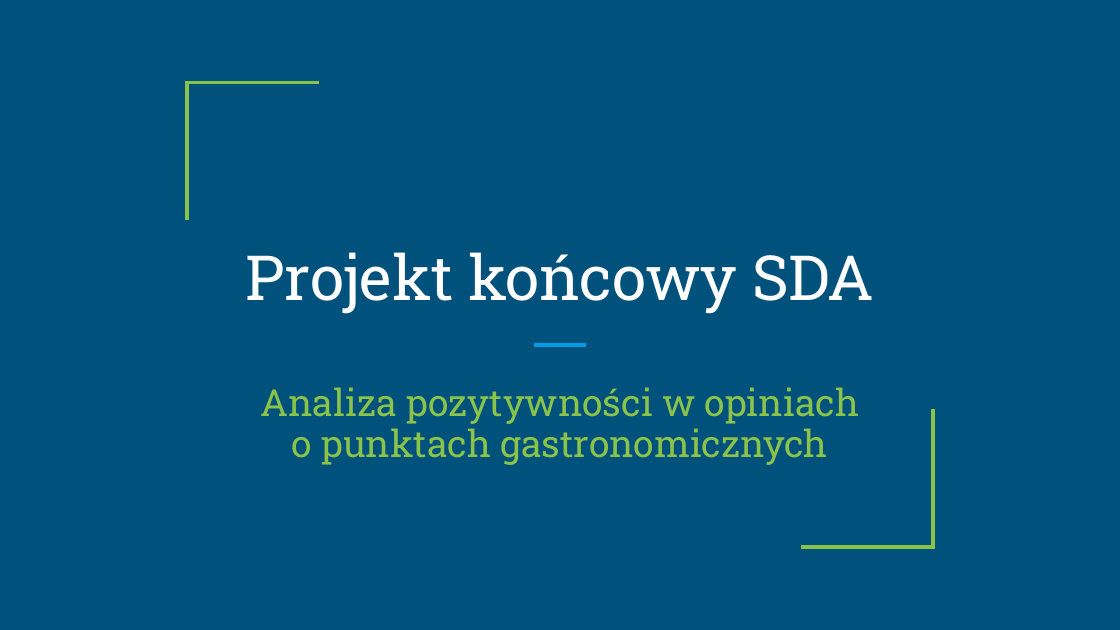
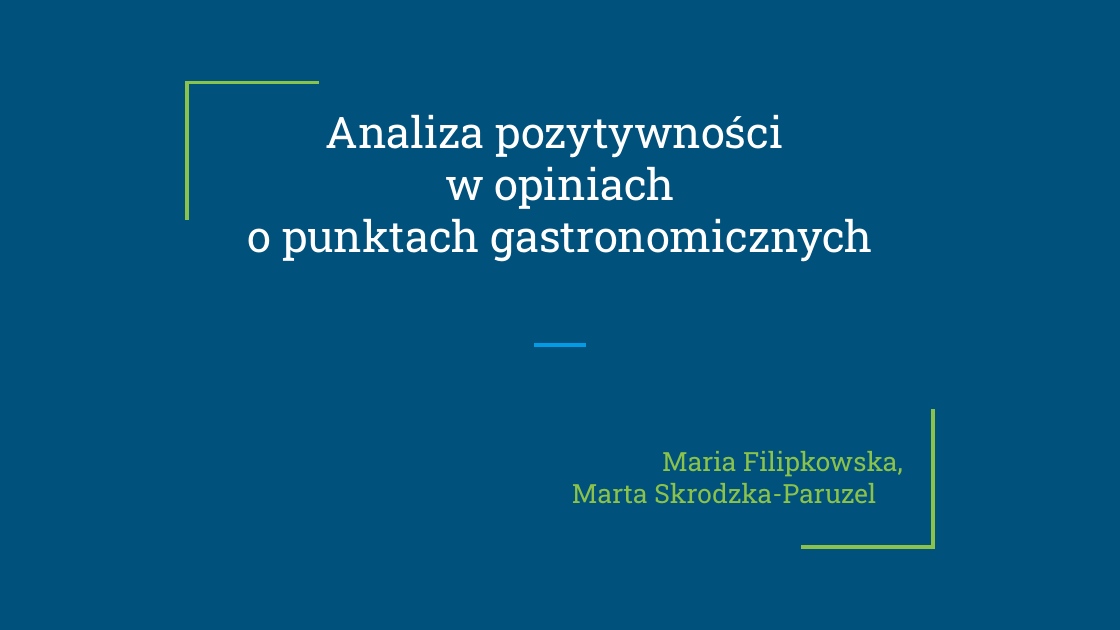
Before and after one commit to mglabska/Sentiment_analysis_TripAdvisor, a slide deck: slide 1 of Projekt SDA.pptx. Drawn at 1120x630 pixels with LibreOffice and Linux fonts; fonts in the diff are those of the drawing. Boxes give left, top, right and bottom in pixels: in the first picture for what was removed or moved away, otherwise in the second. Text is boxed around its words. In the diff, an @@ line names an element or a change of style, - is before the commit and + after.

Commit message:
Presentation updated

```diff
--- a/Projekt SDA.pptx
+++ b/Projekt SDA.pptx
@@ title at bbox=[248, 114, 873, 262]: text changed; size 40 to 28 pt @@
-Projekt końcowy SDA
+Analiza pozytywności
+w opiniach
+o punktach gastronomicznych
@@ subtitle at bbox=[572, 451, 903, 503]: text changed; size 24 to 17 pt @@
-Analiza pozytywności w opiniach
-o punktach gastronomicznych
+Maria Filipkowska,
+Marta Skrodzka-Paruzel
```
